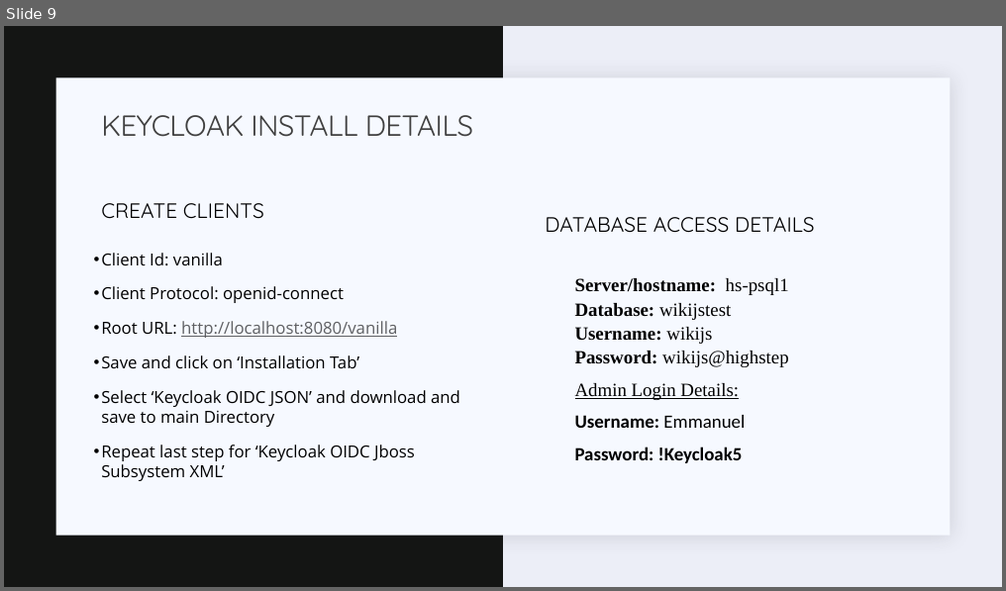
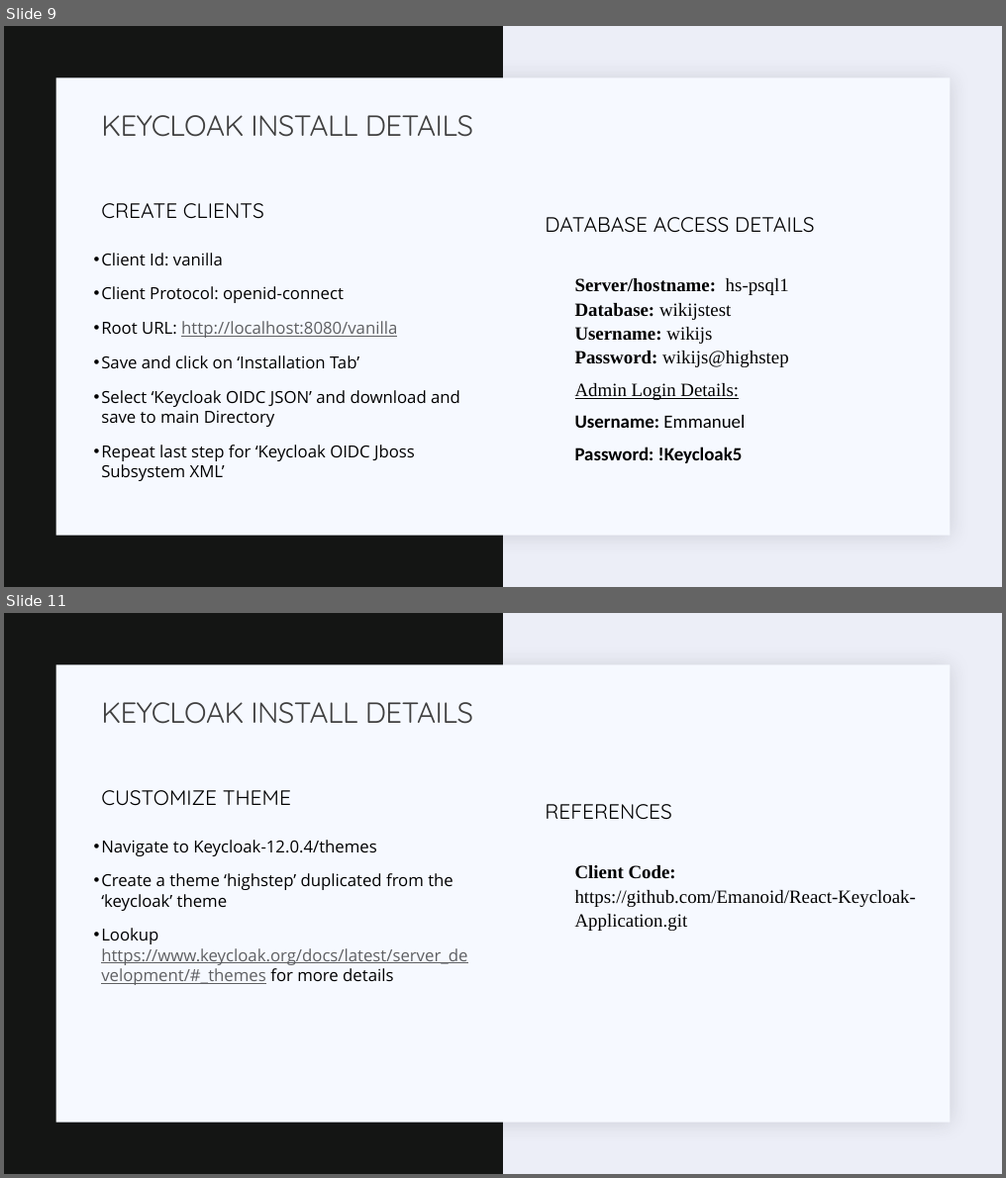
Before and after one commit to Emanoid/React-Keycloak-Application, a slide deck: Keycloak ConfigurationsTest.pptx. Shown one above the other, each under a label of ours: slide 9 before the commit, slides 9 and 11 after it; the slides between them are not shown. The pictures are 1006x591 and 1006x1178 pixels, drawn with LibreOffice and Linux fonts; fonts in the diff are those of the drawing. Boxes give left, top, right and bottom in pixels: in the first picture for what was removed or moved away, otherwise in the second. Text is boxed around its words. In the diff, an @@ line names an element or a change of style, - is before the commit and + after.

```diff
--- a/Keycloak ConfigurationsTest.pptx
+++ b/Keycloak ConfigurationsTest.pptx
@@ slide 11 added at (4,613,1002,1174), background #ECEEF7; not listed: 2 template elements that a slide beside it also shows @@
@@ title added at (101,702,473,724), 28 pt, text #404040 @@
+KEYCLOAK INSTALL DETAILS
@@ text added at (101,790,291,806), 20 pt, text #000000 @@
+CUSTOMIZE THEME
@@ text added at (545,804,672,820), 20 pt, text #000000 @@
+REFERENCES
@@ text added at (101,840,467,985), 16 pt, text #000000 @@
+• Navigate to Keycloak-12.0.4/themes
+• Create a theme ‘highstep’ duplicated from the ‘keycloak’ theme
+• Lookup https://www.keycloak.org/docs/latest/server_development/#_themes for more details
@@ text added at (575,865,916,931), 18 pt, text #000000 @@
+  Client Code: https://github.com/Emanoid/React-Keycloak-Application.git
```
Also in this commit, not shown: 3 slides changed, 3 slides removed.
